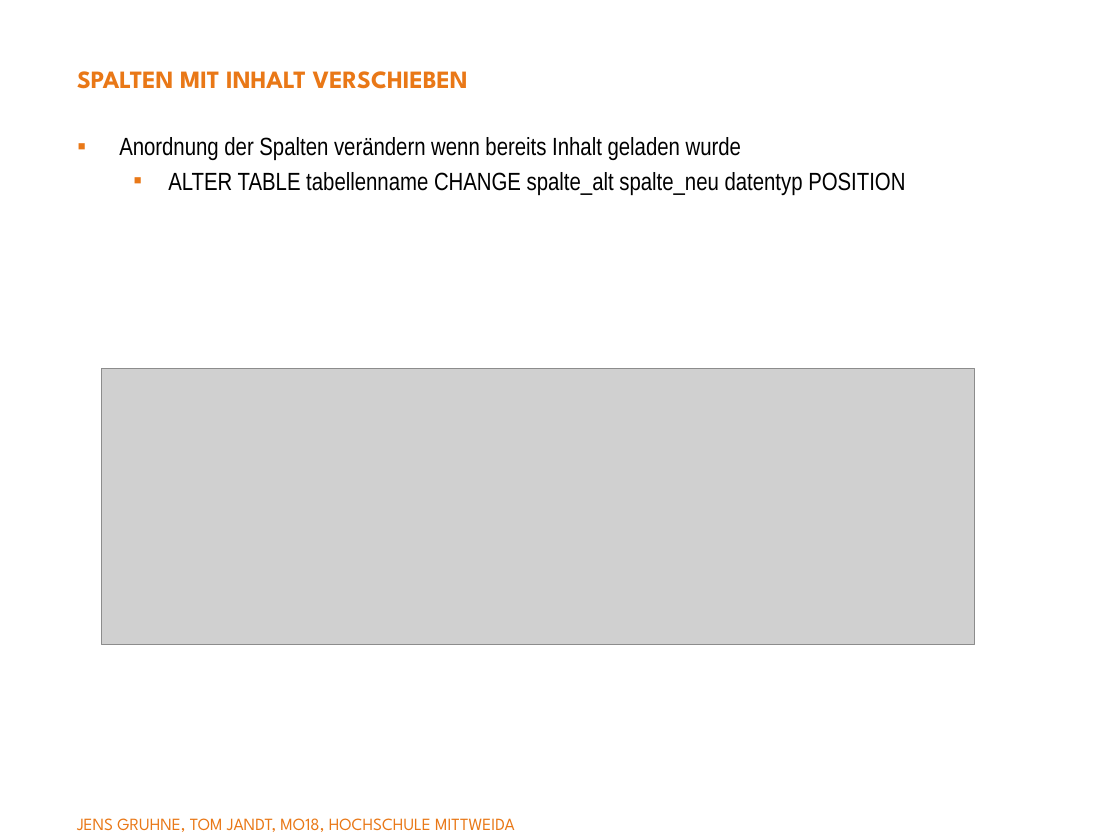
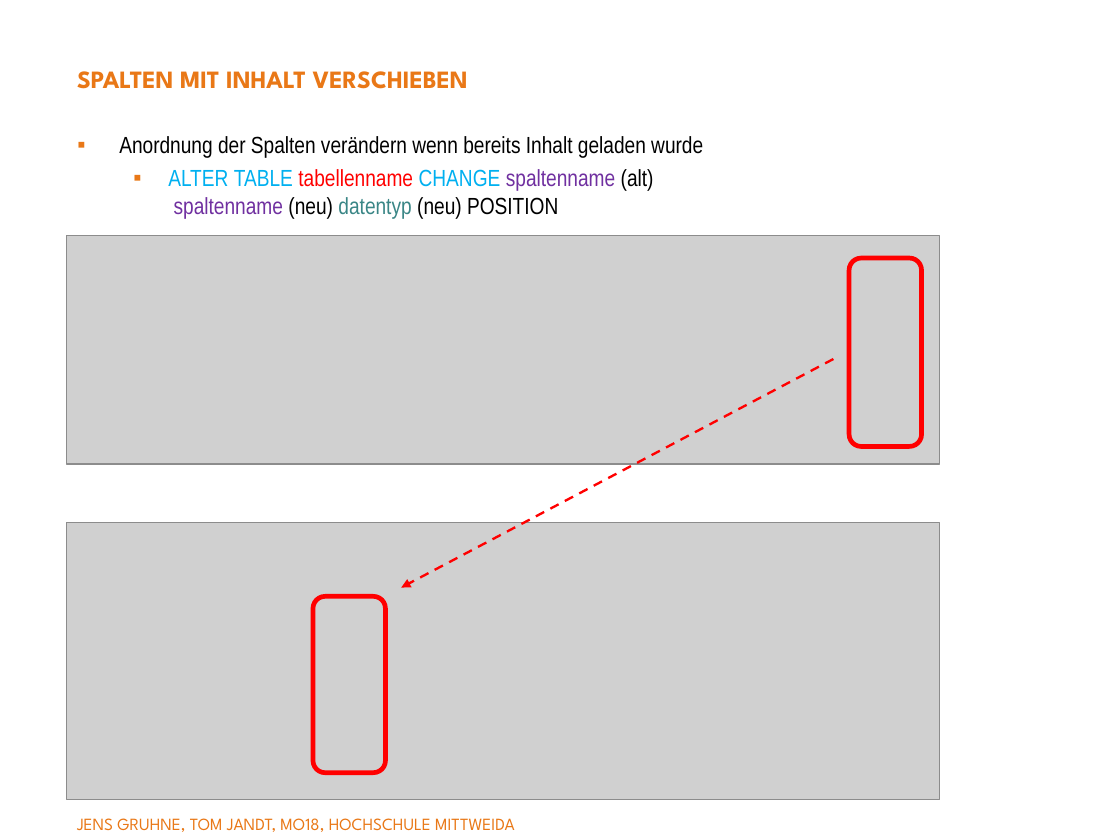
Before and after one commit to yyangg00/Semantik-Vortrag, a slide deck: slide 10 of semantik.pptx (slide 15 before the commit). Drawn at 1120x840 pixels with LibreOffice and Linux fonts; fonts in the diff are those of the drawing; grey boxes stand for pictures; background and template pictures are left out. Boxes give left, top, right and bottom in pixels: in the first picture for what was removed or moved away, otherwise in the second. Text is boxed around its words. In the diff, an @@ line names an element or a change of style, - is before the commit and + after.

```diff
--- a/semantik.pptx
+++ b/semantik.pptx
@@ text at (119,136,703,158): size 16 to 15 pt in "Anordnung der Spalten verändern wenn bereits Inhalt ..." @@
@@ text at (168,169,654,219): text changed; size 16 to 15 pt @@
-  ▪ ALTER TABLE tabellenname CHANGE spalte_alt spalte_neu datentyp POSITION
+  ▪ ALTER TABLE tabellenname CHANGE spaltenname (alt)
+    spaltenname (neu) datentyp (neu) POSITION
@@ picture added at (66,235,940,464) @@
@@ rounded rectangle added at (849,258,922,446), outline #FF0000 3 pt @@
@@ arrow added from (833, 360) to (401, 588), #FF0000 1.5 pt dashed @@
@@ picture: place and size @@
-picture at (102,368,976,645)
+picture at (66,523,940,800)
@@ rounded rectangle added at (314,596,386,772), outline #FF0000 3 pt @@
```
Also in this commit, not shown: 17 other slides changed.
